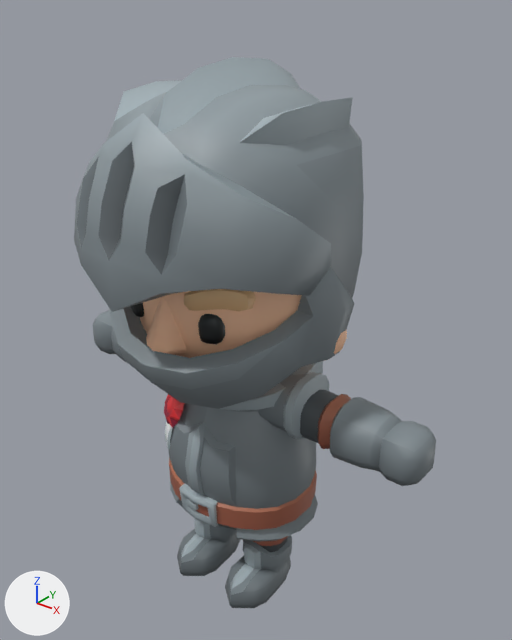
An edit to the glTF model packages/ade/src-tauri/nikverse-assets/levels/media/character_agent_knight.glb, drawn before and after from the same camera.
Before and after are seen from a 50 mm camera at (1.419, -1.682, 2.158) aimed at (0.051, 0.027, 1.098). Arrows for +X, +Y and +Z are at lower left; the lights stay in place. The older version comes first. Objects named as collision shapes, trigger or cutter boxes, shadow casters or lower levels of detail are left out. Where no turn or scale is listed for an object, it has been applied to the vertices. Vertices at exactly the same position are counted once.

Names of what the first picture shows: 'Knight_Helmet', 'agent_knight_lod0'.
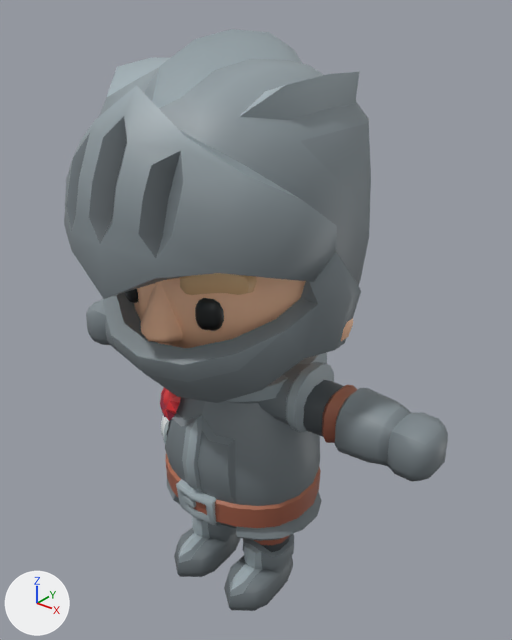
Where the newer file only moved an object's origin or applied its transform, the numbers keep the older frame.

The change in detail:
me_agent_knight_lod0_mesh is used by ob_agent_knight_lod0; location (0.0, 0.0, 0.0).
me_agent_knight_lod0_mesh had 2145 vertices, 4148 faces and spanned x -0.74..0.74, y -0.41..0.37, z 0.0..1.77.
me_agent_knight_lod0_mesh now has 2145 vertices, 4148 faces and spans x -0.78..0.78, y -0.42..0.39, z 0.0..1.85.
me_agent_knight_lod0_mesh part 1: the whole mesh is scaled about the mesh origin by 1.04.
Object 'Knight_Helmet' (ob_knight_helmet) moves from (0.0, 0.0, 0.989) to (0.0, 0.0, 1.022).
Object 'Knight_Helmet' (ob_knight_helmet) is rescaled from (0.765, 0.765, 0.765) to (0.799, 0.799, 0.799).

Where the change shows, as pixel boxes (x1, y1, x2, y2) in the pictures (512 x 640 px):
'Knight_Helmet', moved, rescaled (6% taller)
    before: (74, 57, 364, 409)
    after: (64, 29, 371, 403)
'agent_knight_lod0', rescaled
    before: (93, 289, 436, 608)
    after: (86, 273, 448, 611)
